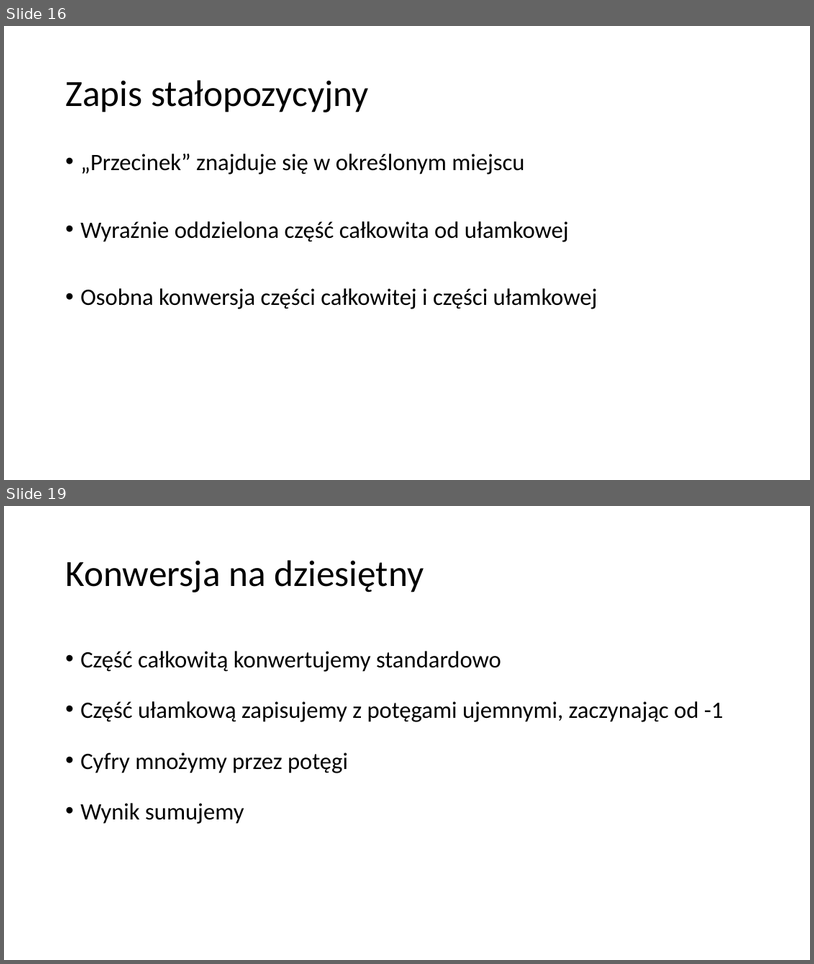
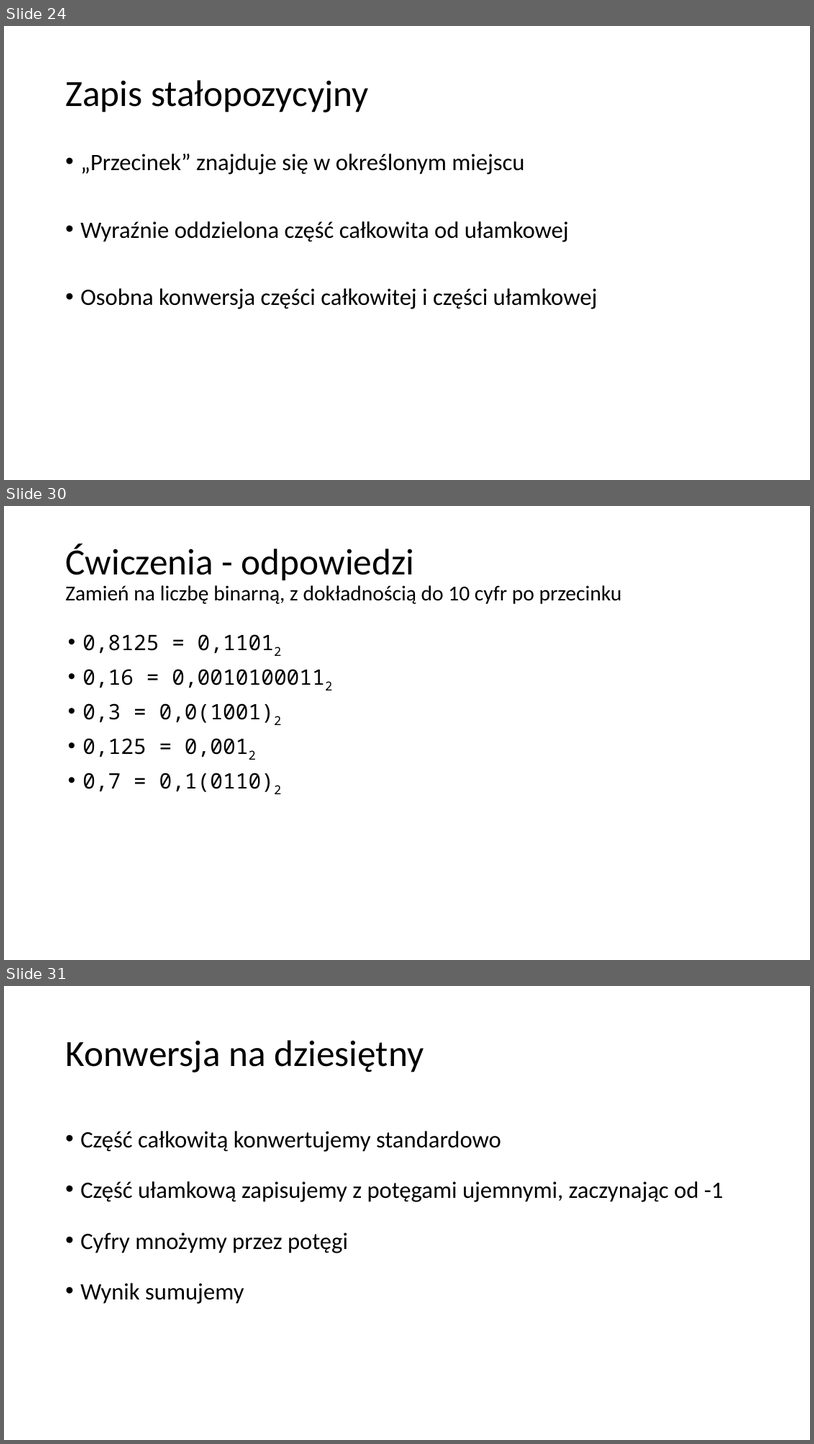
Before and after one commit to blackbat13/cs-lut, a slide deck: Systemy liczbowe/Systemy liczbowe.pptx. Shown one above the other, each under a label of ours: slides 16 and 19 before the commit, slides 24, 30 and 31 after it; the slides between them are not shown. The pictures are 814x964 and 814x1444 pixels, drawn with LibreOffice and Linux fonts; fonts in the diff are those of the drawing. Boxes give left, top, right and bottom in pixels: in the first picture for what was removed or moved away, otherwise in the second. Text is boxed around its words. In the diff, an @@ line names an element or a change of style, - is before the commit and + after.

```diff
--- a/Systemy liczbowe/Systemy liczbowe.pptx
+++ b/Systemy liczbowe/Systemy liczbowe.pptx
@@ slide 30 added at bbox=[4, 506, 810, 960], background #FFFFFF @@
@@ title added at bbox=[65, 543, 622, 604], 25.3 pt, text #000000 @@
+Ćwiczenia - odpowiedzi
+Zamień na liczbę binarną, z dokładnością do 10 cyfr po przecinku
@@ text added at bbox=[82, 634, 325, 794], 25.3 pt, text #000000 @@
+• 0,8125 = 0,11012
+• 0,16 = 0,00101000112
+• 0,3 = 0,0(1001)2
+• 0,125 = 0,0012
+• 0,7 = 0,1(0110)2
@@ what was slide 16 is now slide 24 @@
@@ what was slide 19 is now slide 31 @@
```
Also in this commit, not shown: 7 slides changed, 14 other slides added.
